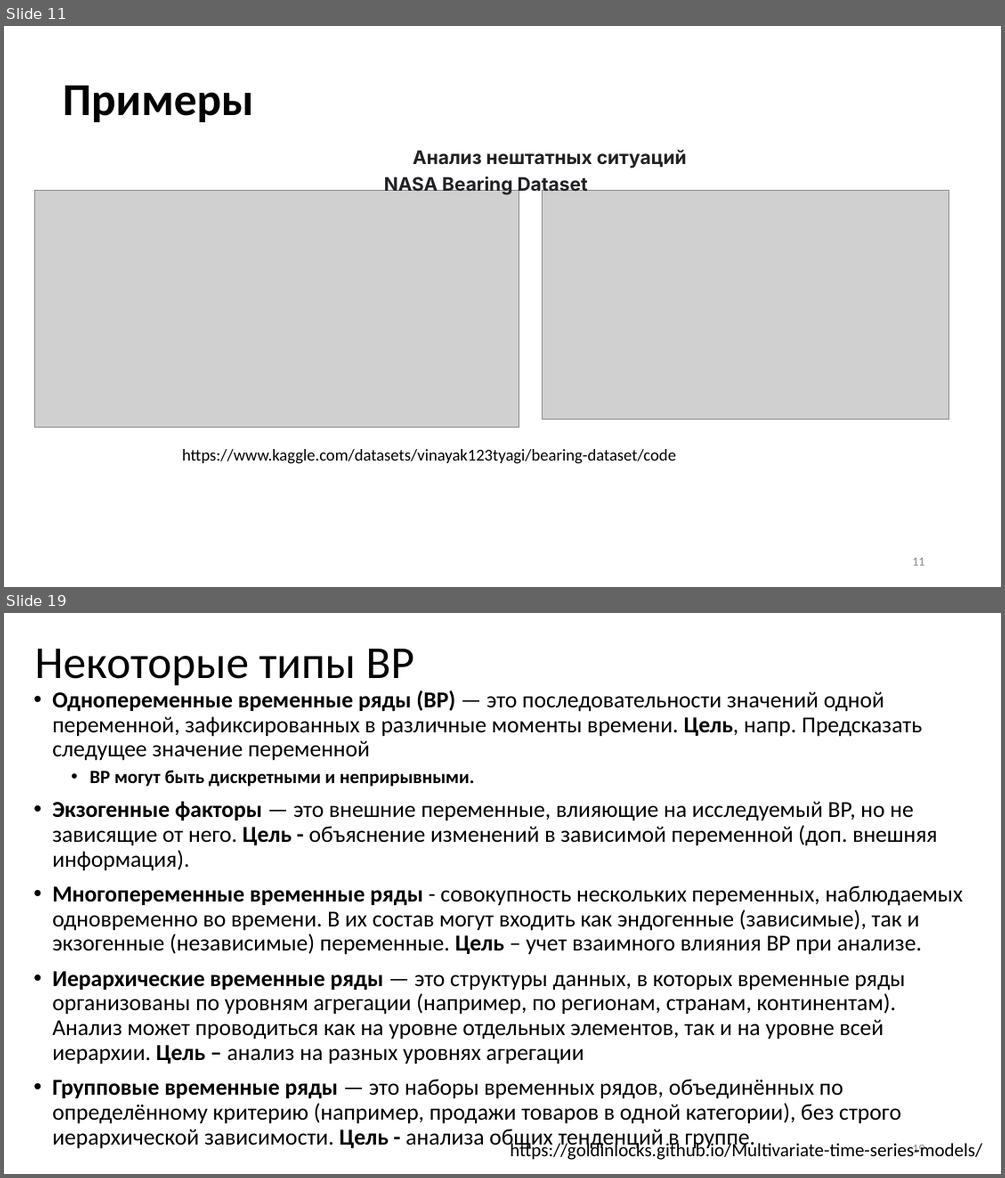
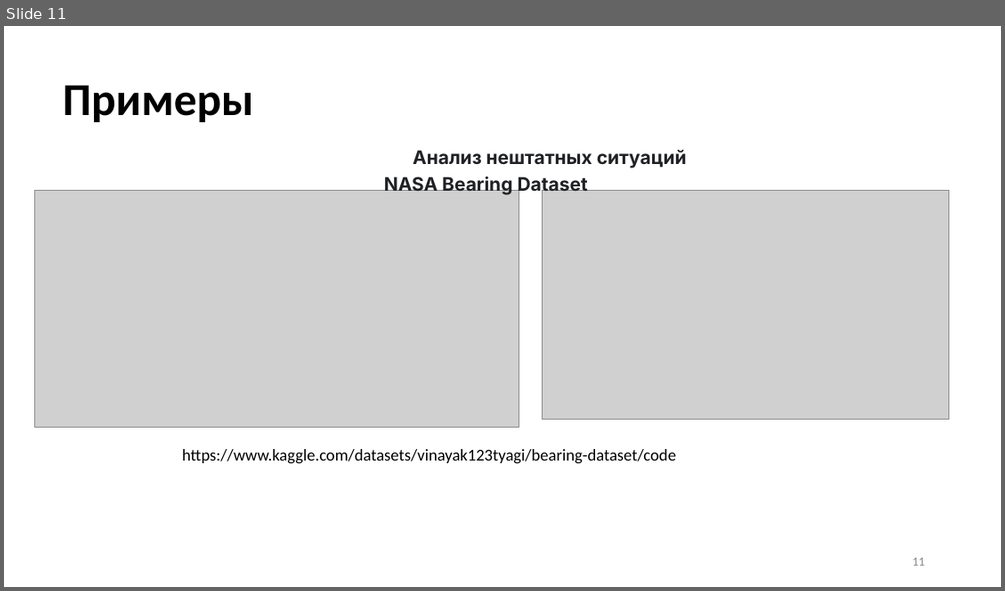
Before and after one commit to MVRonkin/TimeSeriesCourse, a slide deck: Last/LEC/01-1_Intro.pptx. Shown one above the other, each under a label of ours: slides 11 and 19 before the commit, slide 11 after it; the slides between them are not shown. The pictures are 1005x1178 and 1005x591 pixels, drawn with LibreOffice and Linux fonts; fonts in the diff are those of the drawing; grey boxes stand for pictures. Boxes give left, top, right and bottom in pixels: in the first picture for what was removed or moved away, otherwise in the second. Text is boxed around its words. In the diff, an @@ line names an element or a change of style, - is before the commit and + after.

```diff
--- a/Last/LEC/01-1_Intro.pptx
+++ b/Last/LEC/01-1_Intro.pptx
@@ slide 19 removed at box(4, 613, 1001, 1174), background #FFFFFF @@
@@ title removed at box(35, 649, 414, 686) @@
-Некоторые типы ВР
@@ text removed at box(52, 690, 963, 1150) @@
-• Однопеременные временные ряды (ВР) — это последовательности значений одной переменной, зафиксированных в различные моменты времени. Цель, напр. Предсказать следущее значение переменной
-  • ВР могут быть дискретными и неприрывными.
-• Экзогенные факторы — это внешние переменные, влияющие на исследуемый ВР, но не зависящие от него. Цель - объяснение изменений в зависимой переменной (доп. внешняя информация).
-• Многопеременные временные ряды - совокупность нескольких переменных, наблюдаемых одновременно во времени. В их состав могут входить как эндогенные (зависимые), так и экзогенные (независимые) переменные. Цель – учет взаимного влияния ВР при анализе.
-• Иерархические временные ряды — это структуры данных, в которых временные ряды организованы по уровням агрегации (например, по регионам, странам, континентам). Анализ может проводиться как на уровне отдельных элементов, так и на уровне всей иерархии. Цель – анализ на разных уровнях агрегации
-• Групповые временные ряды — это наборы временных рядов, объединённых по определённому критерию (например, продажи товаров в одной категории), без строго иерархической зависимости. Цель - анализа общих тенденций в группе.
@@ text removed at box(510, 1141, 982, 1159) @@
-https://goldinlocks.github.io/Multivariate-time-series-models/
@@ page number removed at box(912, 1144, 924, 1156) @@
-19
```
Also in this commit, not shown: 1 slide changed, 7 slides added, 7 other slides removed, 13 other files.
